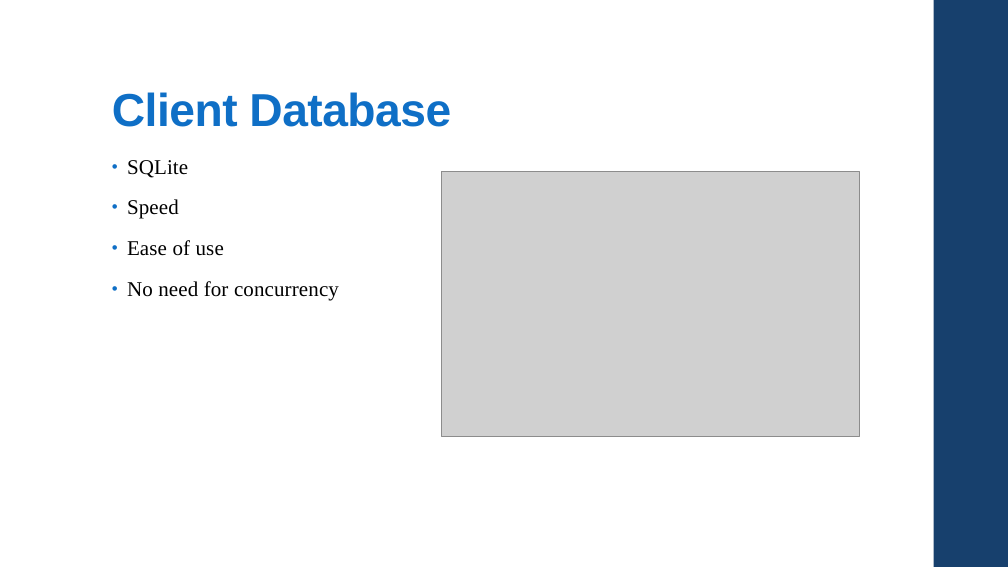
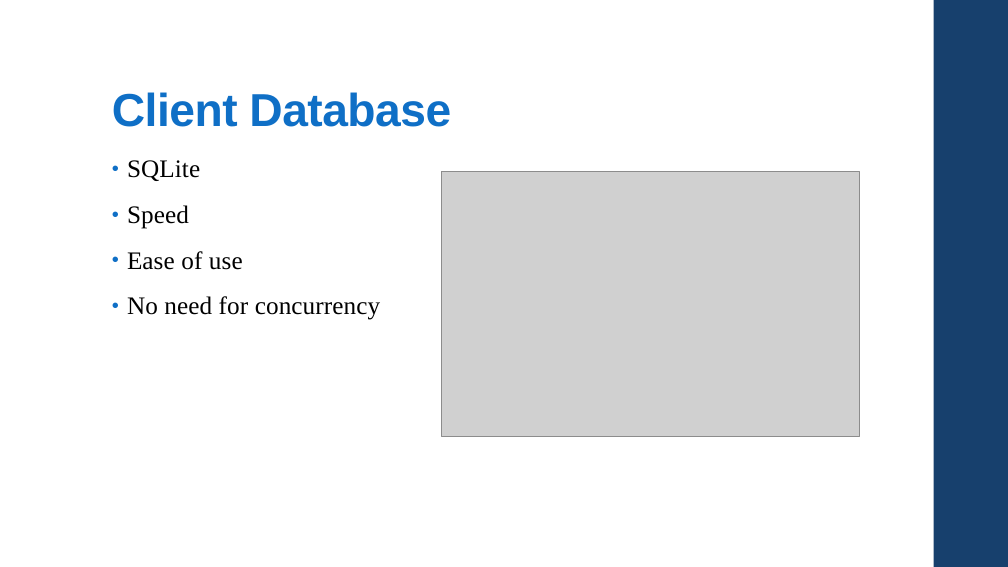
Before and after one commit to csc4350adept/csc4350, a slide deck: slide 21 of Documentation/Pres.pptx. Drawn at 1008x567 pixels with LibreOffice and Linux fonts; fonts in the diff are those of the drawing; grey boxes stand for pictures. Boxes give left, top, right and bottom in pixels: in the first picture for what was removed or moved away, otherwise in the second. Text is boxed around its words. In the diff, an @@ line names an element or a change of style, - is before the commit and + after.

Commit message:
font size
djskz

```diff
--- a/Documentation/Pres.pptx
+++ b/Documentation/Pres.pptx
@@ text "SQLite" at (x1=127, y1=160, x2=380, y2=320): size 20 to 24 pt @@
```
Also in this commit, not shown: 6 other slides changed.
